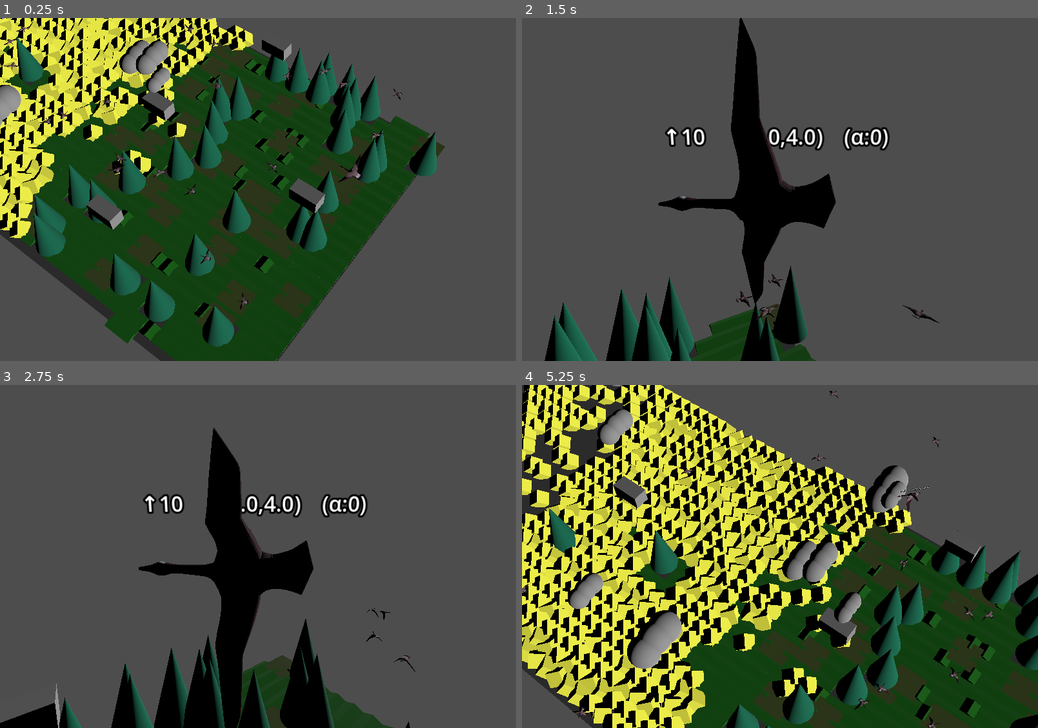
Above: before the commit, frames 1-4 (two rows, left to right).
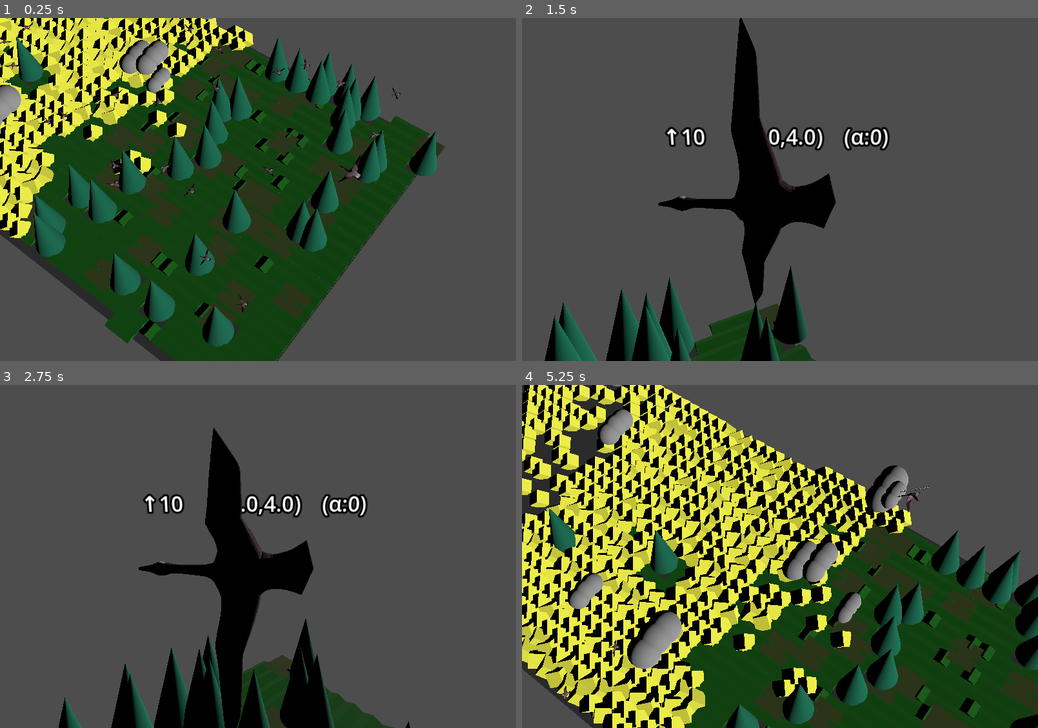
Above: after the commit, the same moments.

Repository: flatweb/gwj90Murat
Game: Godot game, scene res://game.tscn
Two runs of this game, one before a commit and one after it. Both use one fixed random seed, a clock stepped at 60 frames per second and the inputs below. Sound files missing from this copy of the repository are replaced by a short silence.
Inputs (mouse positions are in pixels of both pictures, inside the frame that each line leads up to):
- Up to frame 1 (0.25 s): no input
- Up to frame 2 (1.5 s): move the mouse to (893, 172) at 0.52 s; hold Right (droite) 0.53-1.28 s; tap Z (attente) at 0.6 s; click (893, 172) at 0.67 s; move the mouse to (676, 206) at 1.27 s; hold Left (gauche) from 1.28 s (still down); tap C (camera) at 1.35 s
- Up to frame 3 (2.75 s): move the mouse to (309, 481) at 2.02 s; release Left (gauche) at 2.03 s; hold Right (droite) from 2.03 s (still down); hold Space (decolle) from 2.03 s (still down)
- Up to frame 4 (5.25 s): move the mouse to (754, 625) at 2.77 s; release Space (decolle) at 2.78 s; tap one key every 0.75 s from 2.85 s: Down (monte) V (varieanim) Z (attente) C (camera); click (754, 625) at 2.92 s; move the mouse to (934, 607) at 3.52 s; release Right (droite) at 3.53 s; hold Left (gauche) from 3.53 s (still down); move the mouse to (625, 505) at 4.27 s; move the mouse to (805, 556) at 5.02 s; click (805, 556) at 5.17 s

The runs differ from the first frame. In frame 1, 1.8% of the frame differs, in the area x 0-78%, y 0-86%; in frame 2, 0.2%; in frame 3, 0.6%; in frame 4, 1.2%.

Commit message:
complément au commit précédent

Diff:
--- a/game.tscn
+++ b/game.tscn
@@ -19,9 +19,6 @@
 [sub_resource type="BoxShape3D" id="BoxShape3D_eow3j"]
 margin = 0.2
 size = Vector3(25, 1, 100)
-
-[sub_resource type="BoxMesh" id="BoxMesh_eow3j"]
-size = Vector3(1, 1, 2)
 
 [node name="Game" type="Node3D" unique_id=1608575864]
 script = ExtResource("1_feb5d")
@@ -77,35 +74,3 @@
 predatorMinDist = 5.0
 cohesionWeight = 0.5
 separationWeight = 3.0
-
-[node name="MeshInstance3D" type="MeshInstance3D" parent="." unique_id=1621687425 groups=["Repulsor"]]
-transform = Transform3D(1, 0, 0, 0, 1, 0, 0, 0, 1, 0, 5.1623354, 0)
-mesh = SubResource("BoxMesh_eow3j")
-
-[node name="MeshInstance3D2" type="MeshInstance3D" parent="." unique_id=496682682 groups=["Repulsor"]]
-transform = Transform3D(1, 0, 0, 0, 1, 0, 0, 0, 1, 0, 5.1623354, 21.734934)
-mesh = SubResource("BoxMesh_eow3j")
-
-[node name="MeshInstance3D3" type="MeshInstance3D" parent="." unique_id=589841745 groups=["Repulsor"]]
-transform = Transform3D(1, 0, 0, 0, 1, 0, 0, 0, 1, 0, 5.1623354, 27.9503)
-mesh = SubResource("BoxMesh_eow3j")
-
-[node name="MeshInstance3D4" type="MeshInstance3D" parent="." unique_id=1906923455 groups=["Repulsor"]]
-transform = Transform3D(1, 0, 0, 0, 1, 0, 0, 0, 1, 0, 5.1623354, 66.93769)
-mesh = SubResource("BoxMesh_eow3j")
-
-[node name="MeshInstance3D5" type="MeshInstance3D" parent="." unique_id=360981181 groups=["Repulsor"]]
-transform = Transform3D(1, 0, 0, 0, 1, 0, 0, 0, 1, 0, 5.1623354, 83.75903)
-mesh = SubResource("BoxMesh_eow3j")
-
-[node name="MeshInstance3D6" type="MeshInstance3D" parent="." unique_id=698804320 groups=["Repulsor"]]
-transform = Transform3D(1, 0, 0, 0, 1, 0, 0, 0, 1, 0, 5.1623354, 96.15507)
-mesh = SubResource("BoxMesh_eow3j")
-
-[node name="MeshInstance3D7" type="MeshInstance3D" parent="." unique_id=1111363801 groups=["Repulsor"]]
-transform = Transform3D(1, 0, 0, 0, 1, 0, 0, 0, 1, 9.49678, 5.1623354, 86.908875)
-mesh = SubResource("BoxMesh_eow3j")
-
-[node name="MeshInstance3D8" type="MeshInstance3D" parent="." unique_id=1720856868 groups=["Repulsor"]]
-transform = Transform3D(1, 0, 0, 0, 1, 0, 0, 0, 1, -8.427185, 5.1623354, 86.908875)
-mesh = SubResource("BoxMesh_eow3j")
